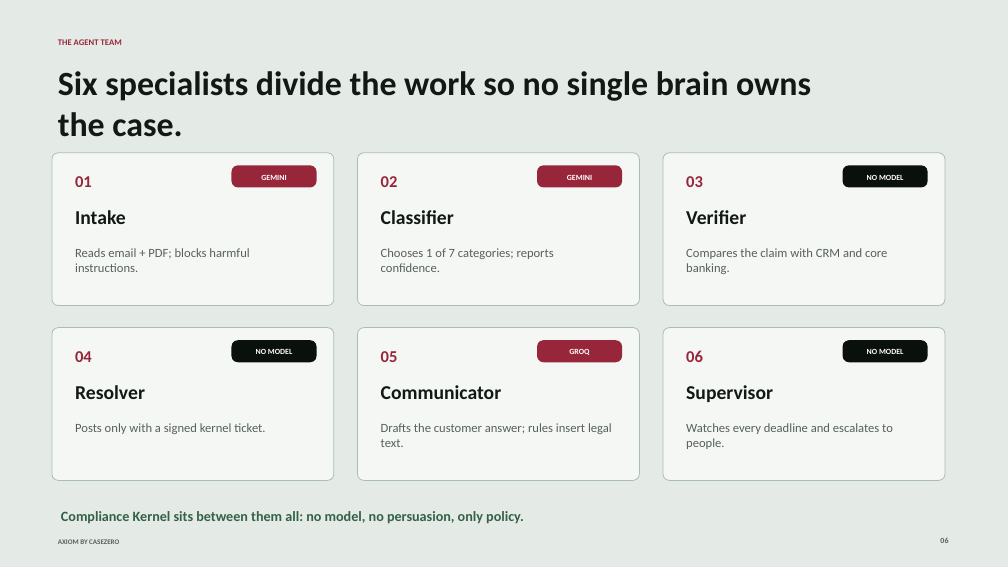
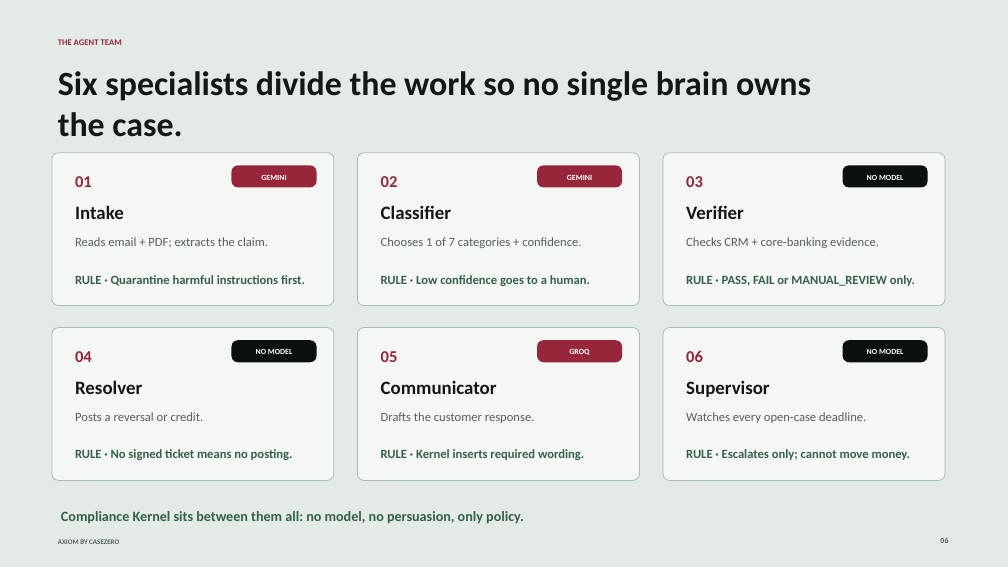
Before and after one commit to saminsarwat007/casezero, a slide deck: slide 6 of casezero/submission/02-deck/Axiom-Demo-Day-Deck.pptx. Drawn at 1008x567 pixels with LibreOffice and Linux fonts; fonts in the diff are those of the drawing. Boxes give left, top, right and bottom in pixels: in the first picture for what was removed or moved away, otherwise in the second. Text is boxed around its words. In the diff, an @@ line names an element or a change of style, - is before the commit and + after.

Commit message:
Strengthen Demo Day conclusion and agent rules

```diff
--- a/casezero/submission/02-deck/Axiom-Demo-Day-Deck.pptx
+++ b/casezero/submission/02-deck/Axiom-Demo-Day-Deck.pptx
@@ size 18.8 to 18 pt in 6 elements at (75,380,142,394), (381,381,497,394), (686,380,769,397), (75,205,124,219), (381,205,451,219), (686,205,744,219) @@
@@ text at (75,237,268,248): text changed @@
-Reads email + PDF; blocks harmful instructions.
+Reads email + PDF; extracts the claim.
@@ text at (381,237,581,248): text changed @@
-Chooses 1 of 7 categories; reports confidence.
+Chooses 1 of 7 categories + confidence.
@@ text at (686,237,879,248): text changed @@
-Compares the claim with CRM and core banking.
+Checks CRM + core-banking evidence.
@@ text added at (75,275,305,286), 12 pt, text #356148, bold @@
+RULE · Quarantine harmful instructions first.
@@ text added at (381,275,590,286), 12 pt, text #356148, bold @@
+RULE · Low confidence goes to a human.
@@ text added at (686,275,915,286), 12 pt, text #356148, bold @@
+RULE · PASS, FAIL or MANUAL_REVIEW only.
@@ text at (75,412,204,421): text changed @@
-Posts only with a signed kernel ticket.
+Posts a reversal or credit.
@@ text at (381,412,535,423): text changed @@
-Drafts the customer answer; rules insert legal text.
+Drafts the customer response.
@@ text at (686,412,866,423): text changed @@
-Watches every deadline and escalates to people.
+Watches every open-case deadline.
@@ text added at (75,449,293,460), 12 pt, text #356148, bold @@
+RULE · No signed ticket means no posting.
@@ text added at (381,449,584,460), 12 pt, text #356148, bold @@
+RULE · Kernel inserts required wording.
@@ text added at (686,449,911,460), 12 pt, text #356148, bold @@
+RULE · Escalates only; cannot move money.
```
Also in this commit, not shown: 7 other slides changed, 1 slide added, 6 other files.
